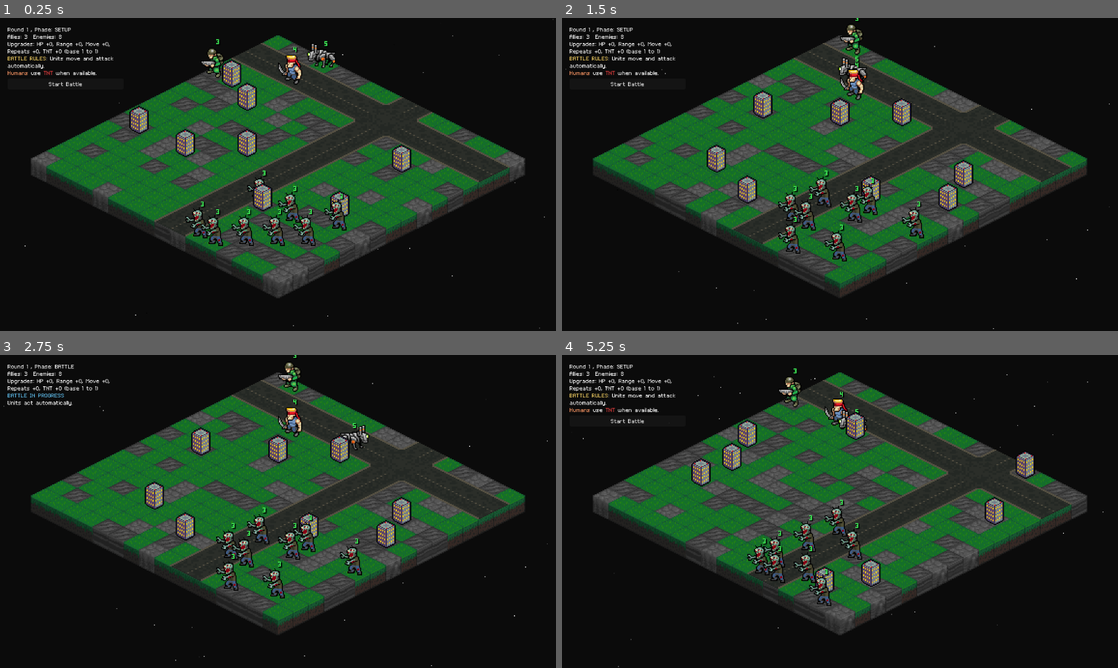
Above: before the commit, frames 1-4 (two rows, left to right).
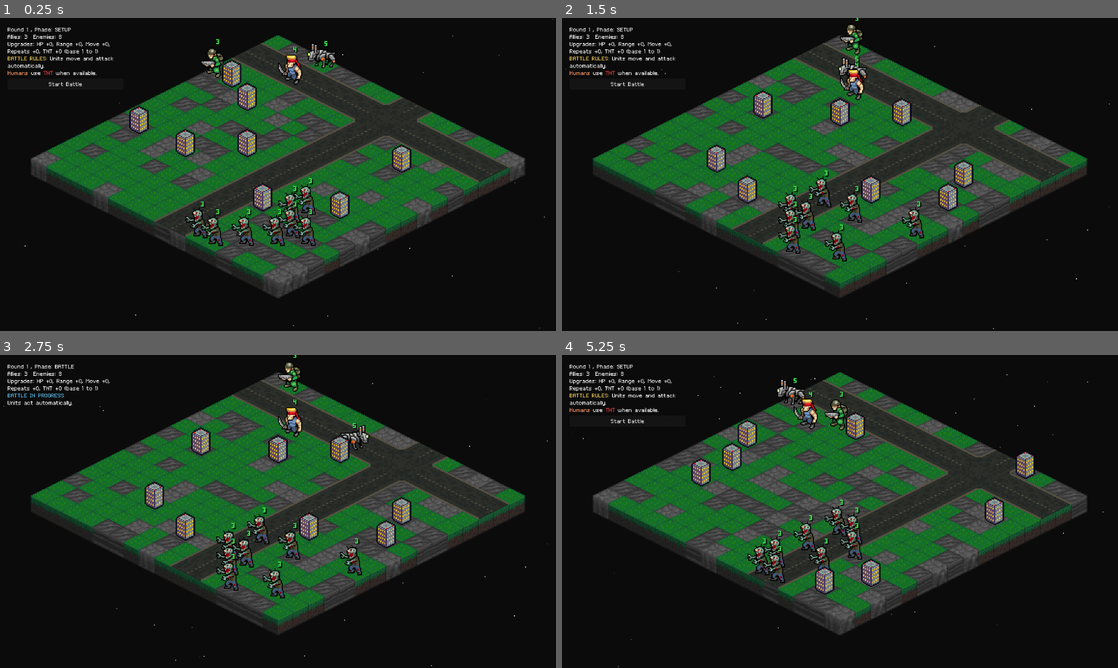
Above: after the commit, the same moments.

Repository: Tekknobot/MEKIII
Game: Godot game, scene res://scenes/Game.tscn
Two runs of this game, one before a commit and one after it. Both use one fixed random seed, a clock stepped at 60 frames per second and the inputs below.
Inputs (mouse positions are in pixels of both pictures, inside the frame that each line leads up to):
- Up to frame 1 (0.25 s): no input
- Up to frame 2 (1.5 s): click "Start Battle" at 0.5 s; tap Enter at 1.25 s; move the mouse to (962, 158) at 1.27 s; tap R at 1.35 s
- Up to frame 3 (2.75 s): click "Start Battle" at 2 s
- Up to frame 4 (5.25 s): move the mouse to (728, 527) at 2.77 s; tap R at 2.85, 4.35, 5.1 s; click "Start Battle" at 3.5 s; move the mouse to (895, 442) at 4.27 s; move the mouse to (812, 574) at 5.02 s

The runs differ from the first frame. In frame 1, 0.7% of the frame differs, in the area x 44-63%, y 48-71%; in frame 2, 0.3%; in frame 3, 0.3%; in frame 4, 1.5%, in the area x 38-55%, y 4-81%.

Commit message:
Begin adding remaining structures.

Diff:
--- a/scripts/game.gd
+++ b/scripts/game.gd
@@ -350,6 +350,12 @@
 		if grid.terrain[c.x][c.y] == T_WATER:
 			ok = false
 			break
+
+		# ✅ NEW: block buildings during setup placement
+		if structure_blocked.has(c):
+			ok = false
+			break
+
 		if grid.is_occupied(c):
 			ok = false
 			break
@@ -402,6 +408,12 @@
 			if grid.terrain[c.x][c.y] == T_WATER:
 				ok = false
 				break
+
+			# ✅ NEW: don't spawn on structure footprints
+			if structure_blocked.has(c):
+				ok = false
+				break
+
 			if grid.is_occupied(c):
 				ok = false
 				break
